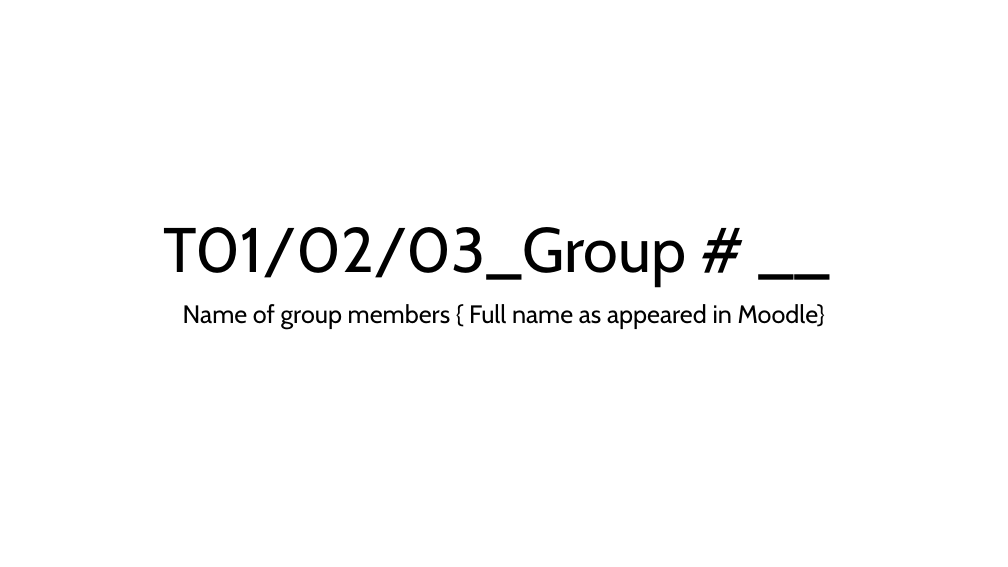
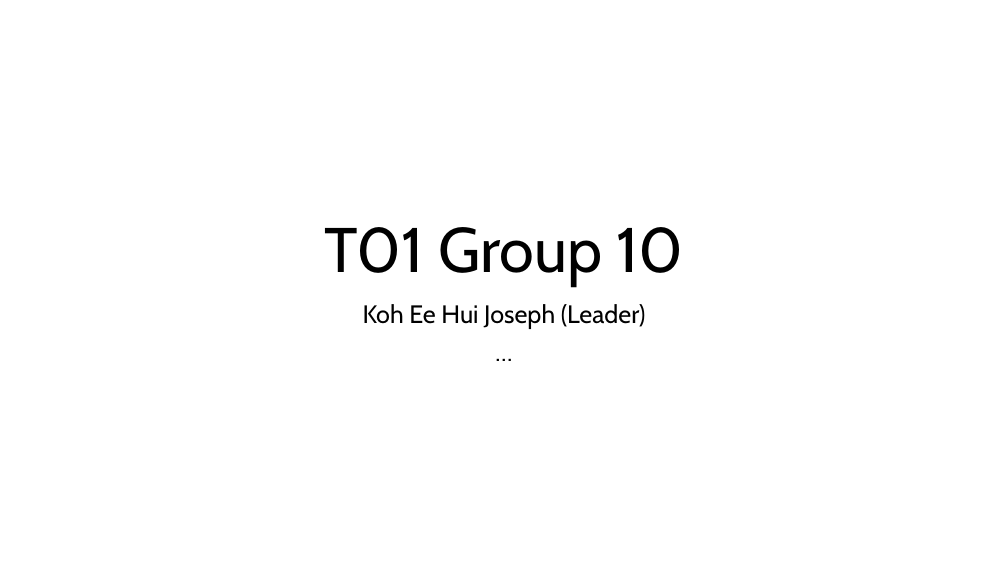
Before and after one commit to josephkohhh/SIM-UOW-Mods, a slide deck: slide 1 of ECON251/Assignment/presentation template.pptx. Drawn at 1008x567 pixels with LibreOffice and Linux fonts; fonts in the diff are those of the drawing. Boxes give left, top, right and bottom in pixels: in the first picture for what was removed or moved away, otherwise in the second. Text is boxed around its words. In the diff, an @@ line names an element or a change of style, - is before the commit and + after.

```diff
--- a/ECON251/Assignment/presentation template.pptx
+++ b/ECON251/Assignment/presentation template.pptx
@@ title at <box>324,227,683,287</box>: text changed @@
-T01/02/03_Group # __
+T01 Group 10
@@ subtitle at <box>363,304,646,329</box>: text changed @@
-Name of group members { Full name as appeared in Moodle}
+Koh Ee Hui Joseph (Leader)
+…
```
Also in this commit, not shown: 2 other files.
